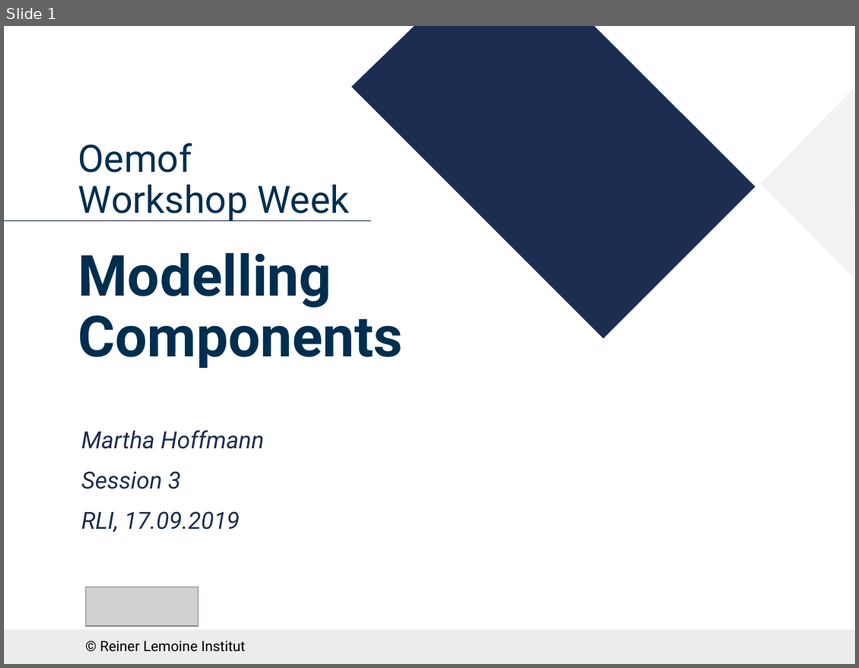
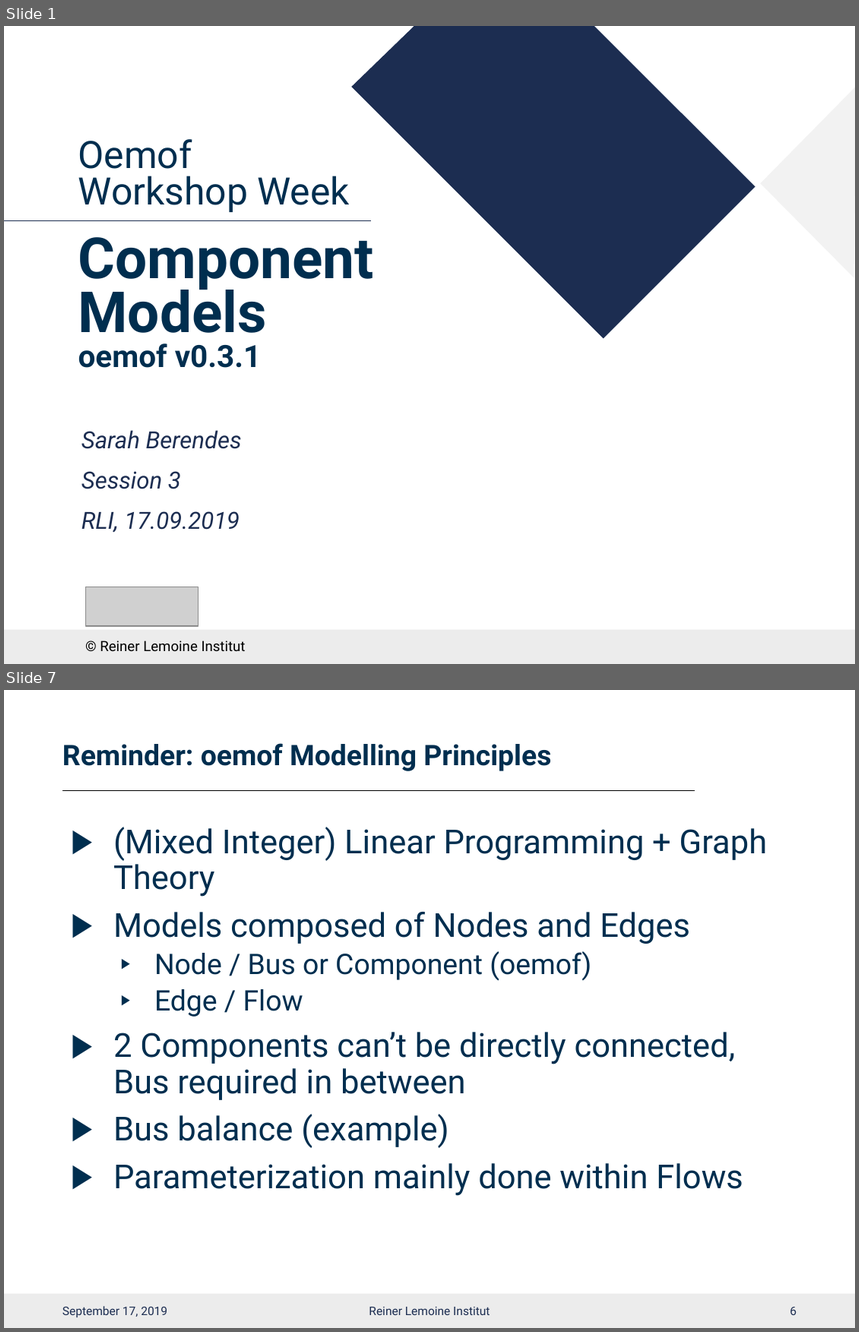
Before and after one commit to smartie2076/oemof_workshop, a slide deck: Oemof_Workshop_05_Components.pptx. Shown one above the other, each under a label of ours: slide 1 before the commit, slides 1 and 7 after it; the slides between them are not shown. The pictures are 859x668 and 859x1332 pixels, drawn with LibreOffice and Linux fonts; fonts in the diff are those of the drawing; grey boxes stand for pictures; background and template pictures are left out. Boxes give left, top, right and bottom in pixels: in the first picture for what was removed or moved away, otherwise in the second. Text is boxed around its words. In the diff, an @@ line names an element or a change of style, - is before the commit and + after.

Commit message:
model_components workshop material is uploaded

```diff
--- a/Oemof_Workshop_05_Components.pptx
+++ b/Oemof_Workshop_05_Components.pptx
@@ slide 7 added at [4,690,855,1328], background #FFFFFF; not listed: 1 template element that a slide beside it also shows @@
@@ title added at [63,743,551,771], 24 pt, text #002E4F, bold @@
+Reminder: oemof Modelling Principles
@@ line added from (63, 790) to (694, 790), #000000 0.5 pt @@
@@ text added at [113,827,768,1196], 28 pt, text #002E4F @@
+▶ (Mixed Integer) Linear Programming + Graph Theory
+▶ Models composed of Nodes and Edges
+  ▶ Node / Bus or Component (oemof)
+  ▶ Edge / Flow
+▶ 2 Components can’t be directly connected, Bus required in between
+▶ Bus balance (example)
+▶ Parameterization mainly done within Flows
@@ text added at [63,1306,167,1318], 10 pt, text #1C2D51 @@
+September 17, 2019
@@ text added at [369,1307,490,1315], 10 pt, text #1C2D51 @@
+Reiner Lemoine Institut
@@ page number added at [790,1307,797,1315], 10 pt, text #1C2D51 @@
+6
@@ slide 1 changed as well @@
@@ text at [78,139,374,368]: text changed; size 48 to 32 pt @@
-Oemof
-Workshop Week
-Modelling Components
+Oemof
+Workshop Week
+Component Models
+oemof v0.3.1
@@ subtitle at [82,430,242,449]: text changed @@
-Martha Hoffmann
+Sarah Berendes
```
Also in this commit, not shown: 2 other slides changed, 18 other slides added, 3 slides removed, 5 other files.
